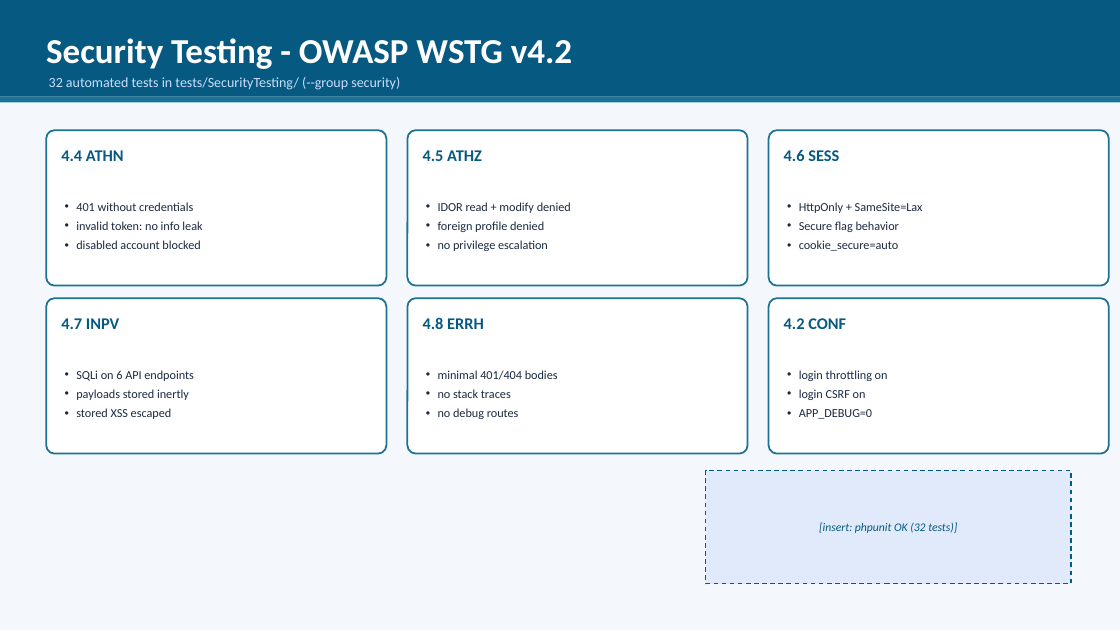
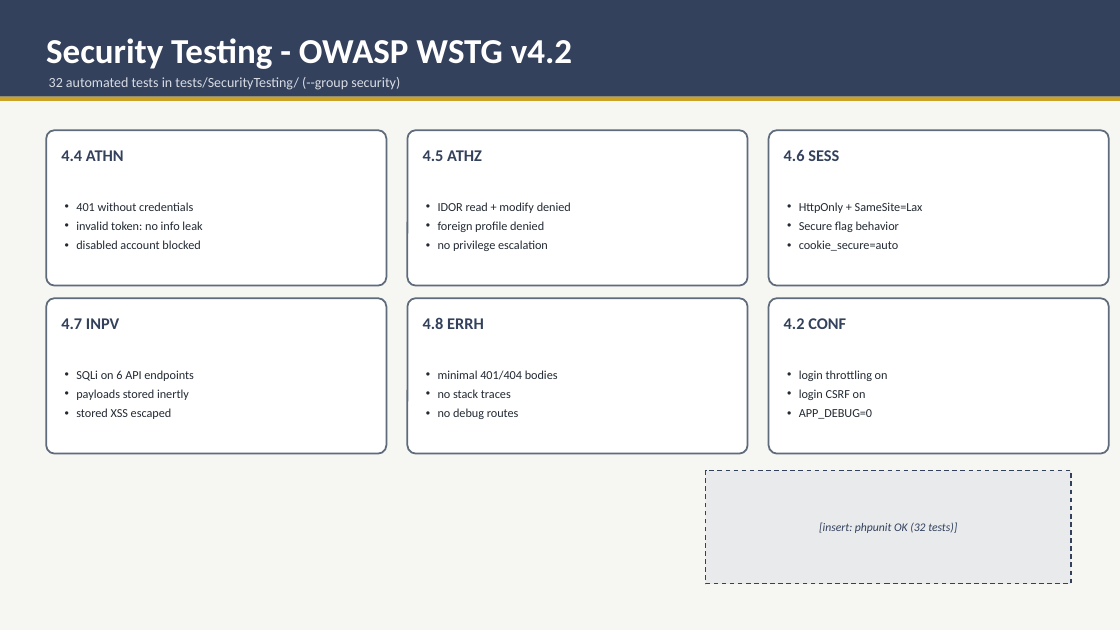
Before and after one commit to kimai/kimai, a slide deck: slide 3 of devsecops/deliverables/DevSecOps_Slides.pptx. Drawn at 1120x630 pixels with LibreOffice and Linux fonts; fonts in the diff are those of the drawing. Boxes give left, top, right and bottom in pixels: in the first picture for what was removed or moved away, otherwise in the second. Text is boxed around its words. In the diff, an @@ line names an element or a change of style, - is before the commit and + after.

```diff
--- a/devsecops/deliverables/DevSecOps_Slides.pptx
+++ b/devsecops/deliverables/DevSecOps_Slides.pptx
@@ rectangle at [0, 0, 1120, 630]: fill #F4F7FB to #F6F6F3 @@
@@ rectangle at [0, 0, 1120, 97]: fill #065A82 to #33415C @@
@@ text "32 automated tests in tests/SecurityTesting/ ..." at [49, 77, 400, 90]: text colour #CADCFC to #D8DCE4 @@
@@ rectangle at [0, 97, 1120, 101]: fill #1C7293 to #C9A227 @@
@@ outline #1C7293 1.5 pt to #5D6B7A 1.5 pt in 6 elements at [46, 130, 386, 286], [408, 130, 748, 286], [769, 130, 1109, 286], [46, 298, 386, 454], [408, 298, 748, 454], [769, 298, 1109, 454] @@
@@ rectangle at [706, 471, 1071, 584]: fill #CADCFC at 45% opacity to #D8DCE4 at 45% opacity; outline #065A82 1 pt dashed to #33415C 1 pt dashed @@
@@ text colour #065A82 to #33415C in 7 elements at [61, 150, 124, 161], [423, 150, 482, 161], [784, 150, 839, 161], [61, 318, 119, 329], [423, 317, 484, 329], [784, 318, 846, 329], [819, 522, 957, 533] @@
```
Also in this commit, not shown: 8 other slides changed.
